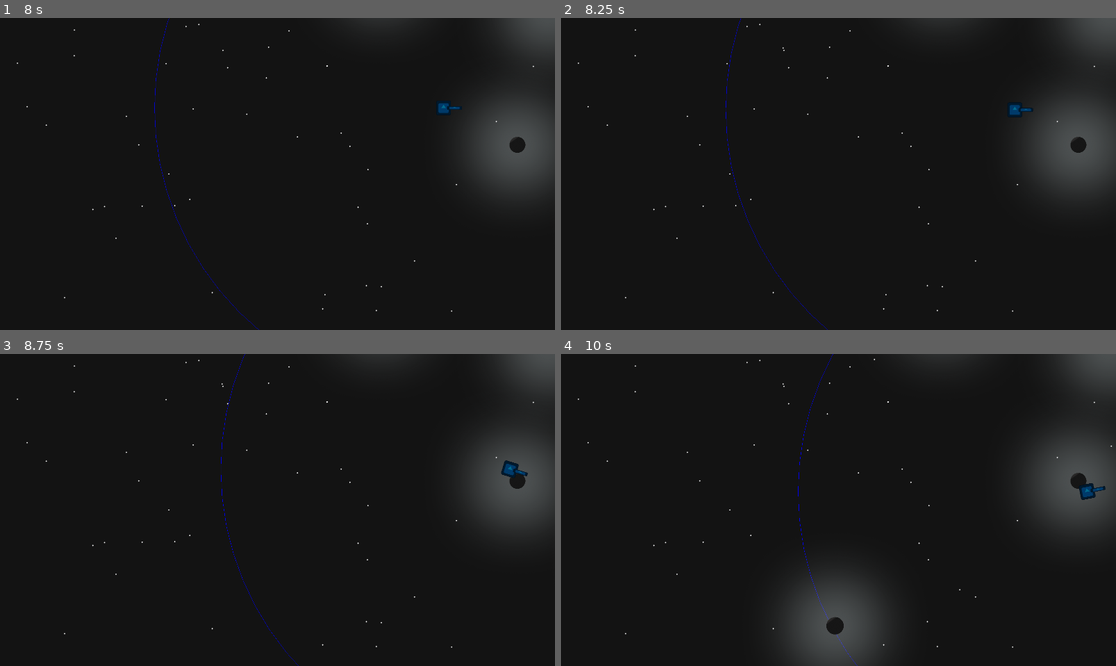
Above: before the commit, frames 1-4 (two rows, left to right).
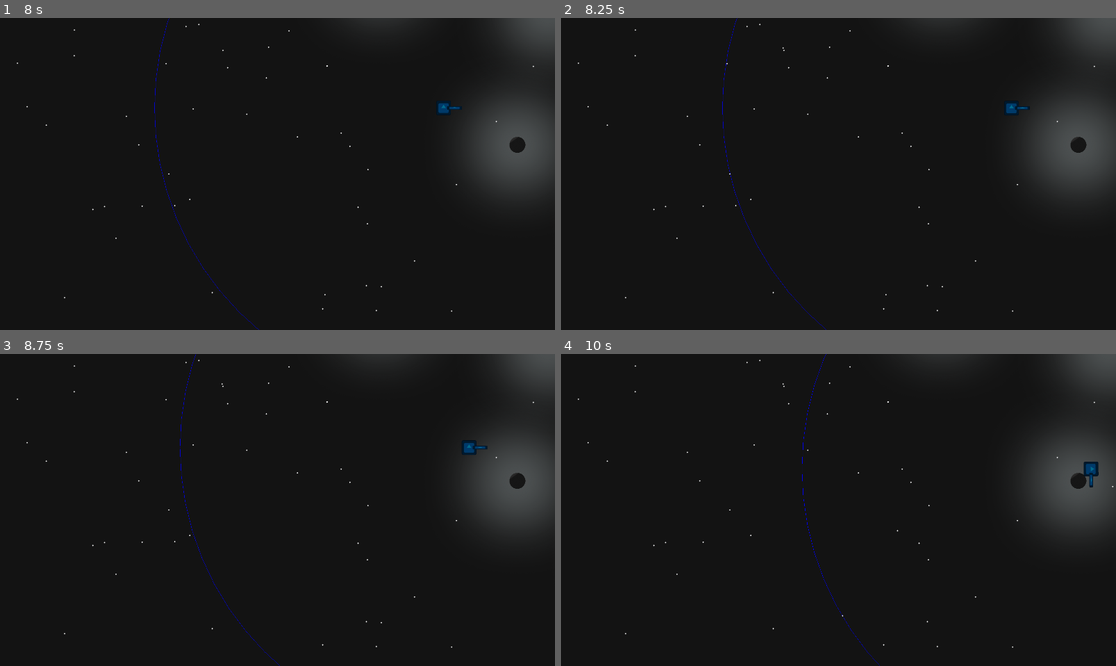
Above: after the commit, the same moments.

Repository: RagnarRally/Spooky_GAMEJAM_2025
Game: Godot game, scene res://scenes/test/EdvinScene.tscn
Same seed, same stepped clock (60 frames per second), same inputs: the game is played once before the commit and once after it. This scene is started directly instead of the project's main scene. The engine's default icon, where the game draws it, is replaced by a stand-in: a white triangle on a blue panel in a dark square. Sound files missing from this copy of the repository are replaced by a short silence.
Inputs:
- Up to frame 1 (8 s): hold Right (rotate_right) 0.53-1.28 s; hold Space (selector_stop) 0.53-1.28 s; hold Left (rotate_left) 1.28-2.03 s; tap Space (selector_stop) every 1.5 s from 1.35 to 7.35 s; hold Space (selector_stop) 2.03-2.78 s; hold Right (rotate_right) 2.03-3.53 s; hold Space (selector_stop) 3.53-4.28 s; hold Left (rotate_left) 3.53-5.78 s; hold Space (selector_stop) 5.03-5.78 s; hold Right (rotate_right) from 5.78 s (still down); hold Space (selector_stop) 6.53-7.28 s
- Up to frame 2 (8.25 s): release Right (rotate_right) at 8.03 s; hold Left (rotate_left) from 8.03 s (still down); hold Space (selector_stop) from 8.03 s (still down)
- Up to frame 3 (8.75 s): keep holding Left (rotate_left); keep holding Space (selector_stop)
- Up to frame 4 (10 s): release Space (selector_stop) at 8.78 s; tap Space (selector_stop) at 8.85 s; release Left (rotate_left) at 9.53 s; hold Right (rotate_right) from 9.53 s (still down); hold Space (selector_stop) from 9.53 s (still down)

Frame 1 is identical in both runs. In frame 2, 0.4% of the frame differs, in the area x 29-85%, y 0-100%; in frame 3, 0.5%; in frame 4, 4.7%, in the area x 40-100%, y 0-100%.

Commit message:
variable tweaks

Diff:
--- a/entities/planet/planet.tscn
+++ b/entities/planet/planet.tscn
@@ -41,6 +41,7 @@
 gravity_point = true
 gravity_point_center = Vector2(0, 0)
 gravity_direction = Vector2(0, 0)
+gravity = 120.0
 
 [node name="CollisionShape2D" type="CollisionShape2D" parent="Area2D"]
 shape = SubResource("CircleShape2D_itihs")
--- a/main.tscn
+++ b/main.tscn
@@ -16,6 +16,7 @@
 [node name="Node2D" type="Node2D"]
 
 [node name="RigidBody2D" parent="." instance=ExtResource("1_0xm2m")]
+engine_power = 2000
 
 [node name="Parallax2D" type="Parallax2D" parent="."]
 z_index = -1
Not shown: 1 places in entities/planet/planet.tscn that only renumber resources
